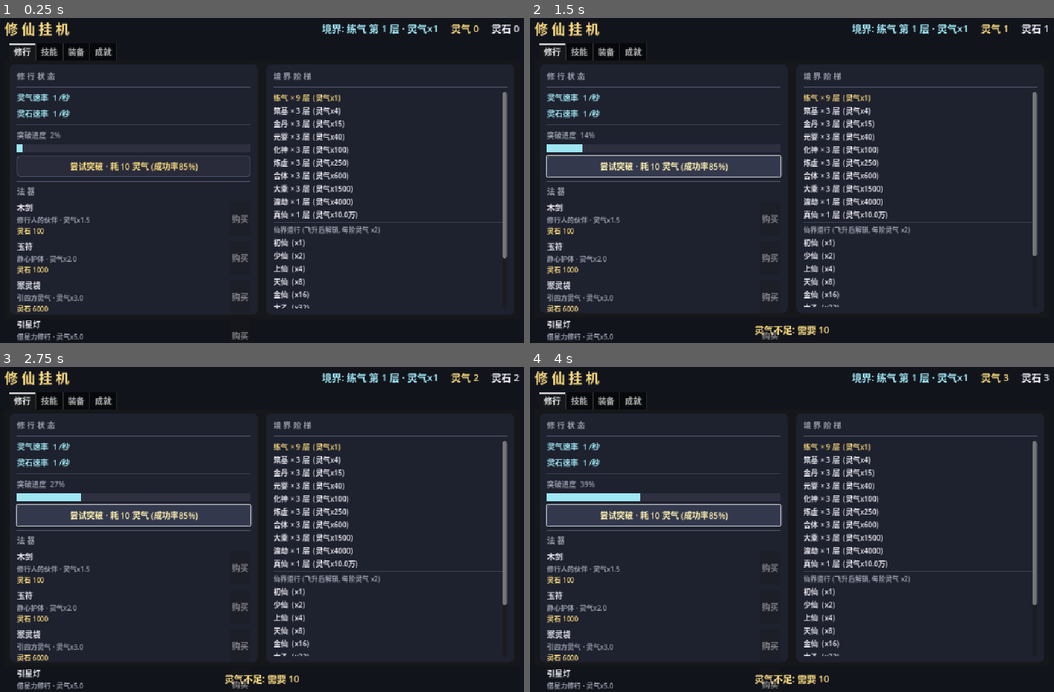
Above: before the commit, frames 1-4 (two rows, left to right).
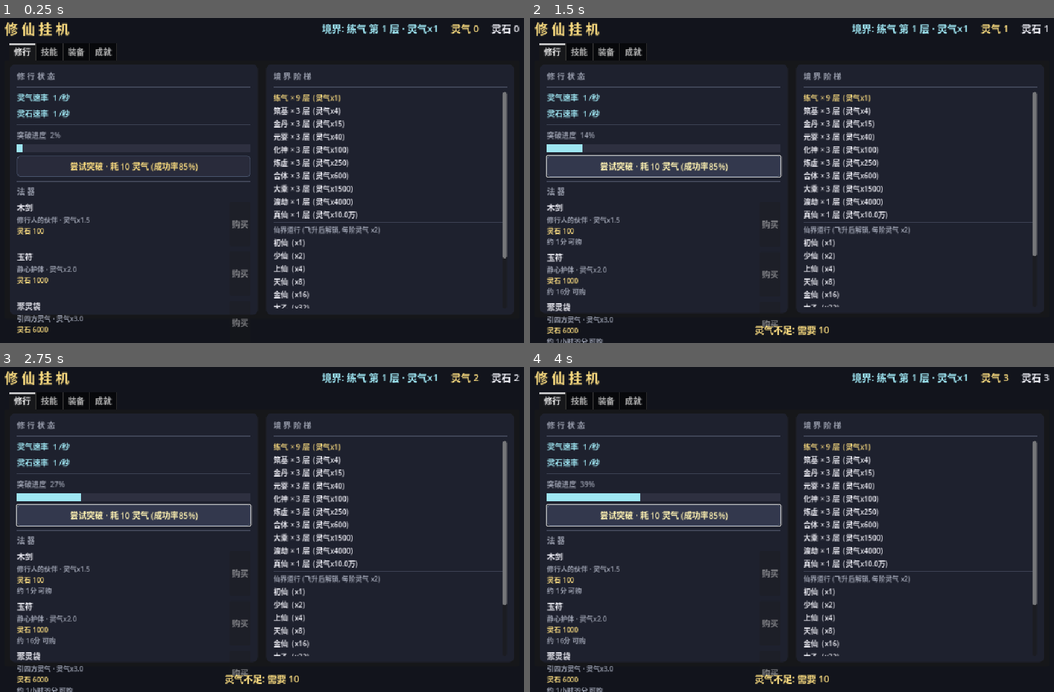
Above: after the commit, the same moments.

Repository: playerss/xiuxian-idle-godot
Game: Godot game, scene res://scenes/main.tscn
Same seed, same stepped clock (60 frames per second), same inputs: the game is played once before the commit and once after it.
Inputs:
- Up to frame 1 (0.25 s): no input
- Up to frame 2 (1.5 s): click "尝试突破 · 耗 10 灵气 (成功率85%)" at 0.5 s; click "尝试突破 · 耗 10 灵气 (成功率85%)" at 1.25 s
- Up to frame 3 (2.75 s): click "尝试突破 · 耗 10 灵气 (成功率85%)" at 2 s
- Up to frame 4 (4 s): tap Enter at 3.5 s

The runs differ from the first frame. In frame 1, 1.7% of the frame differs, in the area x 3-48%, y 60-100%; in frame 2, 1.9%; in frame 3, 1.9%; in frame 4, 1.9%.

Commit message:
feat(打磨-12): 购买 ETA 提示 — 法器/装备行灵石不足时显示'约 X分/X小时 可购'预计时间(买得起或已拥有时隐藏); GameData.eta_seconds/eta_text, fmt_time 短时长改'不足1分', UI 1秒节流且仅文本变化时刷新; 自测 182 项全过, 主场景 headless 0 错误

Diff:
--- a/scripts/game_data.gd
+++ b/scripts/game_data.gd
@@ -619,4 +619,28 @@
 	var m := int(sec) % 3600 / 60
 	if h > 0:
 		return "%d小时%d分" % [h, m]
-	return "%d分" % maxi(m, 1)
+	if m >= 1:
+		return "%d分" % m
+	return "不足1分"
+
+# ---------- 打磨-12: 购买 ETA (灵石何时足够) ----------
+
+# 灵石攒够所需秒数: 0 = 现在即可购买; -1 = 无灵石收入
+func eta_seconds(cost: float) -> float:
+	if cost <= stones:
+		return 0.0
+	var r: float = stone_per_sec()
+	if r <= 0.0:
+		return -1.0
+	return (cost - stones) / r
+
+# 购买 ETA 文本 (行内提示; "" = 现在买得起)
+func eta_text(cost: float) -> String:
+	var t: float = eta_seconds(cost)
+	if t == 0.0:
+		return ""
+	if t < 0.0:
+		return "无灵石收入"
+	if t < 60.0:
+		return "不足1分可购"
+	return "约 %s 可购" % fmt_time(t)
--- a/scripts/main.gd
+++ b/scripts/main.gd
@@ -51,6 +51,9 @@
 var _bonus_labels: Array[Label] = []  # 技能/装备页顶栏 总加成汇总标签 (打磨-9)
 var _bonus_text := ""              # 汇总文本缓存 (变化时才刷)
 var _shop_row_nodes: Dictionary = {} # 法器 id -> row (tooltip 状态刷新用)
+var _shop_eta: Dictionary = {}     # 法器 id -> 购买 ETA 提示标签 (打磨-12)
+var _equip_eta: Dictionary = {}    # 装备 id -> 购买 ETA 提示标签 (打磨-12)
+var _eta_acc := 0.0                # 打磨-12: ETA 节流累计 (1 秒刷一次)
 
 
 func _ready() -> void:
@@ -224,6 +227,10 @@
 	info.add_child(_label(it["name"] as String, 15, WHITEISH))
 	info.add_child(_label("%s · 灵气x%.1f" % [it["desc"], it["boost"]], 13, DIM))
 	info.add_child(_label("灵石 %s" % GameData.fmt(it["cost"]), 13, GOLD))
+	# 打磨-12: 购买 ETA 提示 (买不起时显示预计时间, 买得起时隐藏)
+	var eta_l := _label("", 13, DIM)
+	info.add_child(eta_l)
+	_shop_eta[it["id"] as String] = eta_l
 	var btn := _make_button("购买")
 	btn.pressed.connect(_on_buy.bind(it["id"]))
 	row.add_child(btn)
@@ -426,6 +433,10 @@
 	info.add_child(_label("%s · %s" % [e["name"], e["slot_name"]], 15, GameData.TIER_COLOR[int(e["tier"])]))
 	info.add_child(_label(e["desc"] as String, 13, WHITEISH))
 	info.add_child(_label("灵石 %s" % GameData.fmt(float(e["cost"])), 13, GOLD))
+	# 打磨-12: 购买 ETA 提示 (未拥有且买不起时显示预计时间)
+	var eta_l := _label("", 13, DIM)
+	info.add_child(eta_l)
+	_equip_eta[id] = eta_l
 	var btn := _make_button("购买")
 	btn.custom_minimum_size = Vector2(76, 0)
 	btn.pressed.connect(_on_equip_btn.bind(id))
@@ -624,6 +635,11 @@
 		var pt: String = g.ach_progress(id)
 		if pl2.text != pt:
 			pl2.text = pt
+	# 打磨-12: 购买 ETA (1 秒节流刷一次, 仅文本变化时写)
+	_eta_acc += get_process_delta_time()
+	if _eta_acc >= 1.0:
+		_eta_acc = 0.0
+		_refresh_eta()
 	# 突破/道行精进闪烁: 事件序号变化时触发 (成功绿闪 / 失败红闪, 打磨-10)
 	if g.break_seq != _break_flash_seq:
 		_break_flash_seq = g.break_seq
@@ -636,6 +652,27 @@
 		return
 	row.set_meta("_hl", hi)
 	row.add_theme_stylebox_override("panel", _card_sb_hi if hi else _card_sb_normal)
+
+
+# 打磨-12: 刷新法器/装备行的购买 ETA (买不起才显示预计时间, 买得起隐藏)
+func _refresh_eta() -> void:
+	var g := GameData
+	for id in _shop_eta:
+		var it: Dictionary = _find_item(str(id))
+		if it.is_empty():
+			continue
+		var l: Label = _shop_eta[id]
+		var t := "" if g.owned.has(str(id)) else g.eta_text(float(it["cost"]))
+		if l.text != t:
+			l.text = t
+	for id in _equip_eta:
+		var e: Dictionary = g.equip_by_id.get(id, {})
+		if e.is_empty():
+			continue
+		var l2: Label = _equip_eta[id]
+		var t2 := "" if g.owned_eq.has(id) else g.eta_text(float(e["cost"]))
+		if l2.text != t2:
+			l2.text = t2
 
 
 func _make_card_sb(hi: bool) -> StyleBoxFlat:
--- a/scripts/selftest.gd
+++ b/scripts/selftest.gd
@@ -484,6 +484,31 @@
 	check(g.essence >= ess_b5 + g.qi_per_sec() * float(s_act2["value"]) * 0.99, "未飞升神通爆发增加灵气")
 	check(absf(g.dao - dao_b5) < 1e-9, "未飞升神通不增道行")
 
+	# ---------- 打磨-12: 购买 ETA (灵石不足 -> 预计多久买得起) ----------
+	g.stones = 0.0
+	g.learned.clear()
+	g.owned_eq.clear()
+	g.equipped.clear()
+	g.realm_idx = 0
+	g.layer = 1
+	g.ascended = false
+	# 无加成状态: 灵石速率 = QI_MULT[0] * 1.0 = 1.0/秒
+	check(absf(g.stone_per_sec() - g.QI_MULT[0]) < 1e-9, "无加成灵石速率 = QI_MULT[0] (实际 %s)" % g.fmt(g.stone_per_sec()))
+	g.stones = 100000.0
+	check(g.eta_seconds(100000.0) == 0.0, "灵石足够 eta_seconds=0")
+	check(g.eta_text(100000.0) == "", "灵石足够 eta_text 为空")
+	g.stones = 0.0
+	check(absf(g.eta_seconds(120.0) - 120.0) < 1e-6, "eta_seconds = (价格-灵石)/速率 (120秒, 实际 %s)" % g.eta_seconds(120.0))
+	check(g.eta_text(120.0) == "约 2分 可购", "eta_text 分钟档 (实际 %s)" % g.eta_text(120.0))
+	check(g.eta_text(30.0) == "不足1分可购", "eta_text 不足1分 (实际 %s)" % g.eta_text(30.0))
+	check(g.eta_text(5400.0) == "约 1小时30分 可购", "eta_text 小时档 (实际 %s)" % g.eta_text(5400.0))
+	# 差额部分: 已有灵石时只按缺口计算
+	g.stones = 50.0
+	check(absf(g.eta_seconds(120.0) - 70.0) < 1e-6, "eta 只按缺口计算 (50灵石->70秒, 实际 %s)" % g.eta_seconds(120.0))
+	# fmt_time 回归: 短时长不再显示 0 分
+	check(g.fmt_time(45.0) == "不足1分", "fmt_time 短时长 (实际 %s)" % g.fmt_time(45.0))
+	check(g.fmt_time(7200.0) == "2小时0分", "fmt_time 小时档回归 (实际 %s)" % g.fmt_time(7200.0))
+
 	# ---------- 汇报 ----------
 	print("")
 	if _fail.is_empty():
Not shown, changed: PROJECT_PLAN.md
